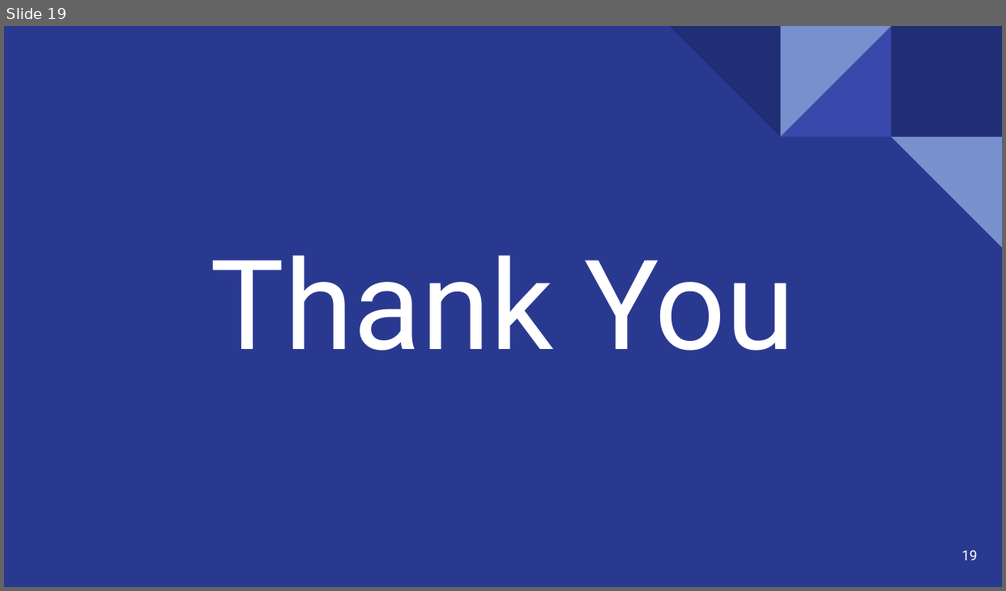
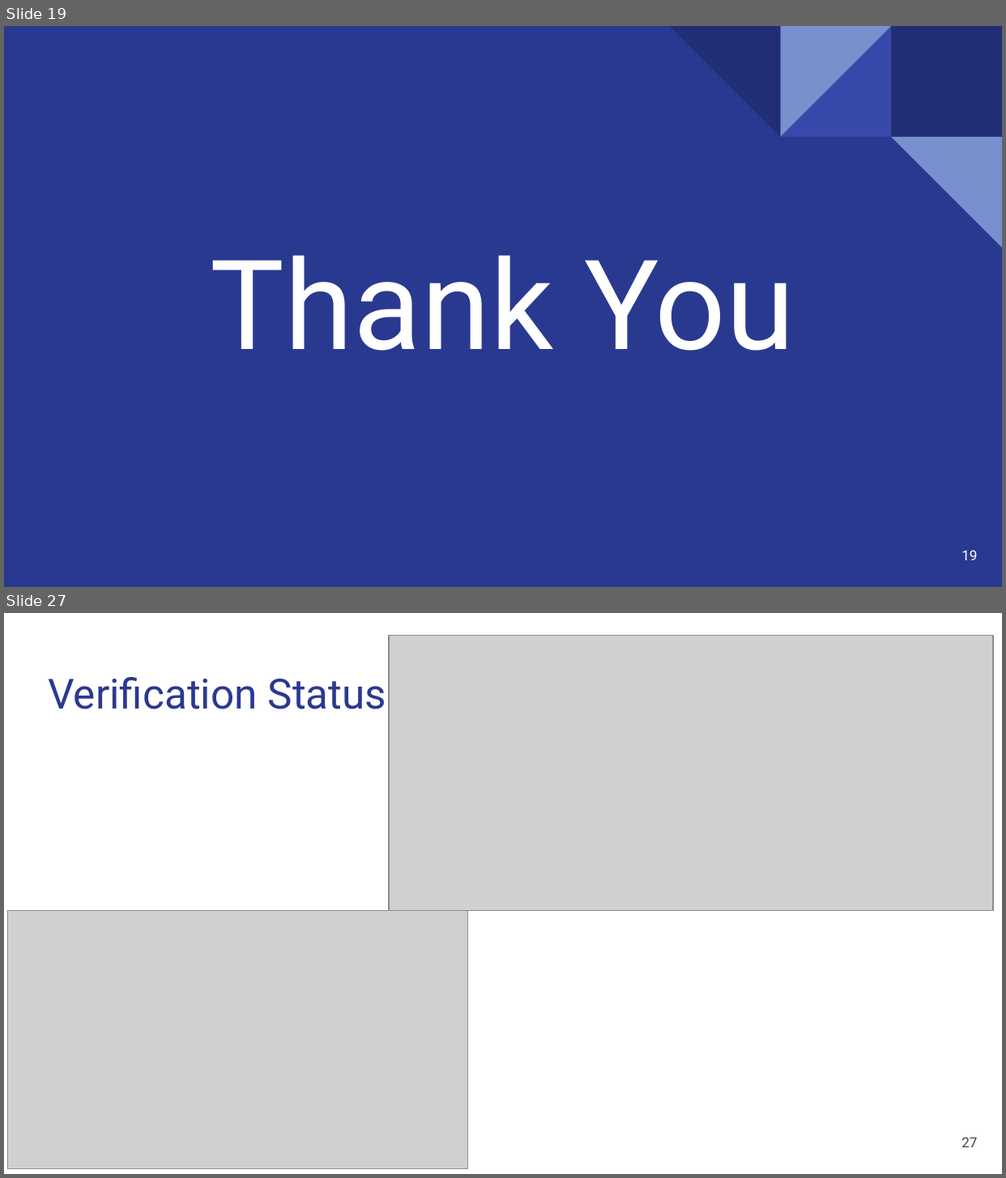
Before and after one commit to amaan2398/insights-into-lending-risks, a slide deck: docs/Amaan_Shaikh-Case_study-Insights_into_Lending_Risks .pptx. Shown one above the other, each under a label of ours: slide 19 before the commit, slides 19 and 27 after it; the slides between them are not shown. The pictures are 1006x591 and 1006x1178 pixels, drawn with LibreOffice and Linux fonts; fonts in the diff are those of the drawing; grey boxes stand for pictures. Boxes give left, top, right and bottom in pixels: in the first picture for what was removed or moved away, otherwise in the second. Text is boxed around its words. In the diff, an @@ line names an element or a change of style, - is before the commit and + after.

```diff
--- a/docs/Amaan_Shaikh-Case_study-Insights_into_Lending_Risks .pptx
+++ b/docs/Amaan_Shaikh-Case_study-Insights_into_Lending_Risks .pptx
@@ slide 27 added at (x1=4, y1=613, x2=1002, y2=1174), background #FFFFFF @@
@@ picture added at (x1=390, y1=635, x2=994, y2=910) @@
@@ title added at (x1=48, y1=677, x2=387, y2=709), 30 pt, text #2A3990 @@
+Verification Status
@@ picture added at (x1=8, y1=911, x2=468, y2=1169) @@
@@ page number added at (x1=961, y1=1137, x2=977, y2=1148), 10 pt, text #434343 @@
+27
```
Also in this commit, not shown: 8 slides changed, 26 other slides added, 1 other file.
